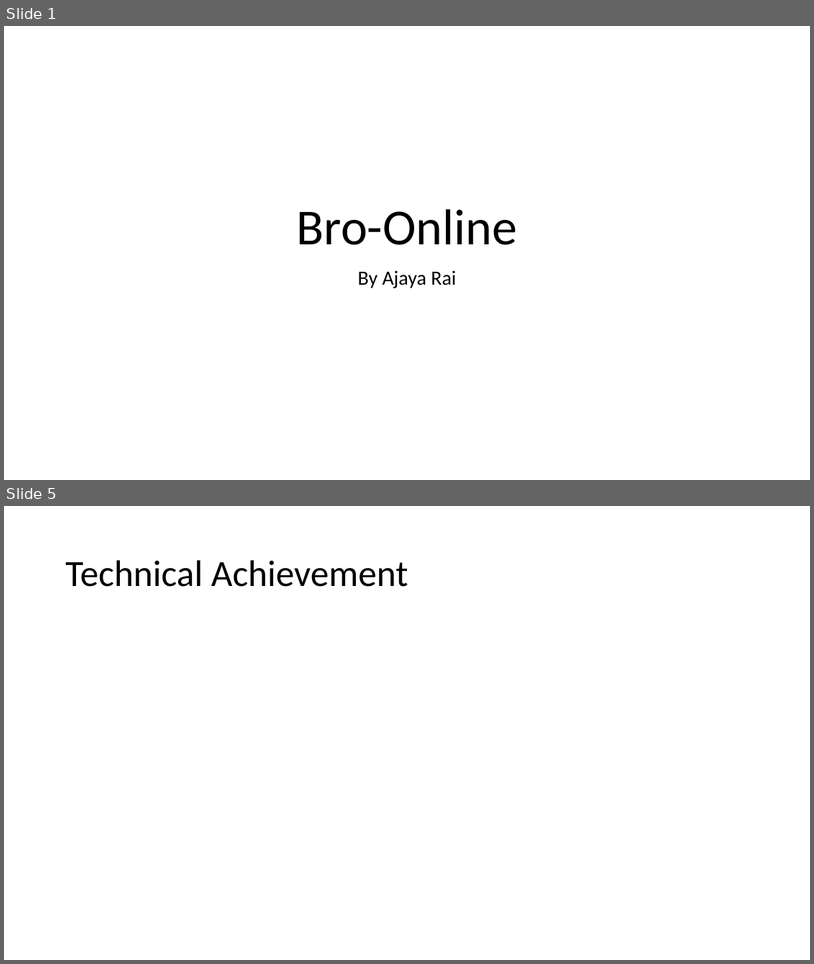
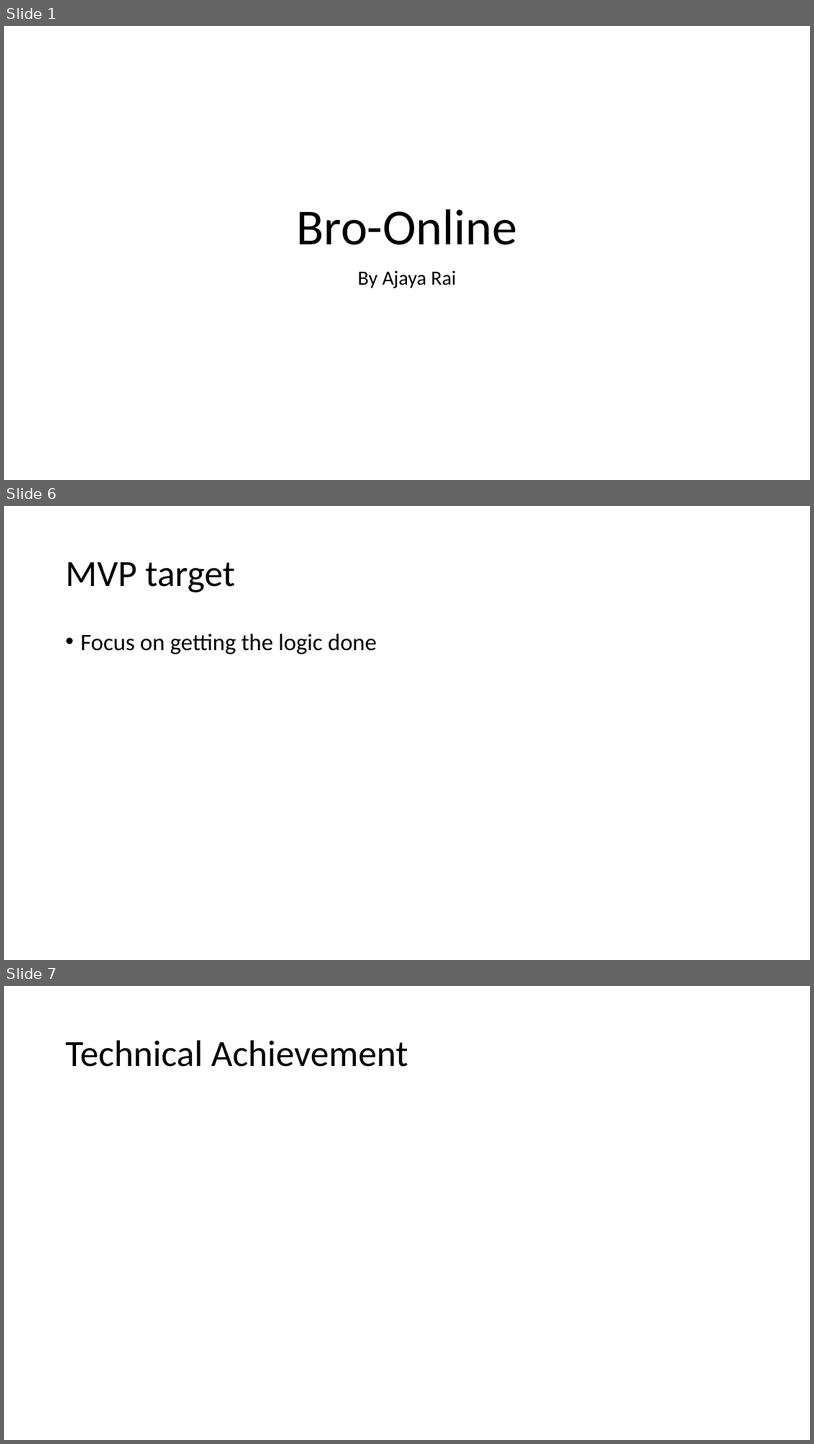
Before and after one commit to AjayaRai/bro-online, a slide deck: Challenge Week/Challenge Week Presentation.pptx. Shown one above the other, each under a label of ours: slides 1 and 5 before the commit, slides 1, 6 and 7 after it; the slides between them are not shown. The pictures are 814x964 and 814x1444 pixels, drawn with LibreOffice and Linux fonts; fonts in the diff are those of the drawing. Boxes give left, top, right and bottom in pixels: in the first picture for what was removed or moved away, otherwise in the second. Text is boxed around its words. In the diff, an @@ line names an element or a change of style, - is before the commit and + after.

```diff
--- a/Challenge Week/Challenge Week Presentation.pptx
+++ b/Challenge Week/Challenge Week Presentation.pptx
@@ slide 6 added at (4, 506, 810, 960), background #FFFFFF @@
@@ title added at (65, 562, 235, 592), 44 pt, text #000000 @@
+MVP target
@@ text added at (80, 633, 377, 654), 28 pt, text #000000 @@
+• Focus on getting the logic done
@@ what was slide 5 is now slide 7 @@
```
Also in this commit, not shown: 2 slides changed, 2 other slides added, 1 slide removed, 8 other files.
